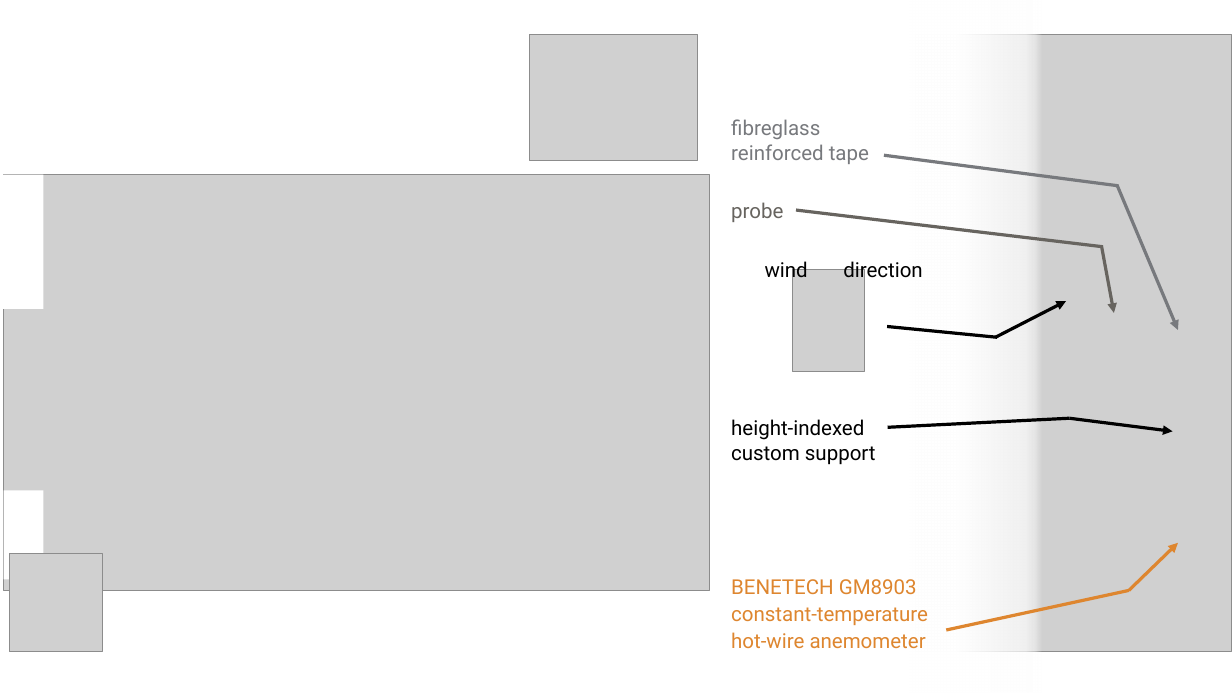
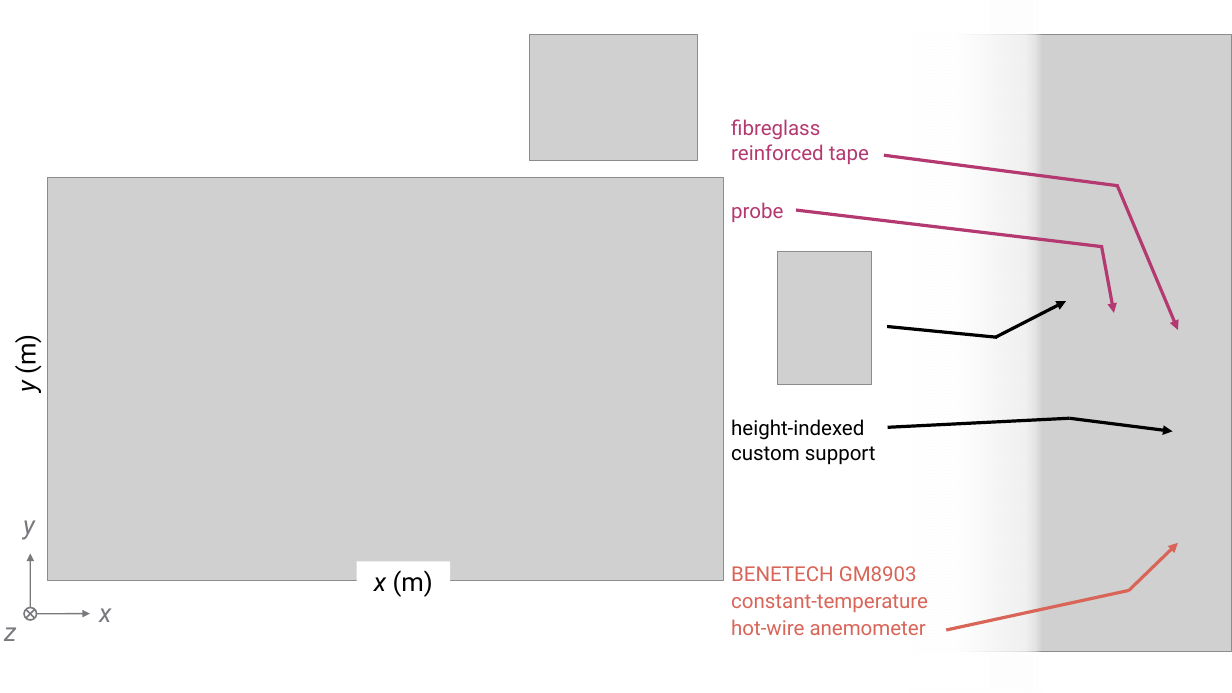
Before and after one commit to GH-X-ST/Nausicaa, a slide deck: slide 3 of 01_Thermal/D_sketch/Flight Arena Sketch.pptx. Drawn at 1232x693 pixels with LibreOffice and Linux fonts; fonts in the diff are those of the drawing; grey boxes stand for pictures. Boxes give left, top, right and bottom in pixels: in the first picture for what was removed or moved away, otherwise in the second. Text is boxed around its words. In the diff, an @@ line names an element or a change of style, - is before the commit and + after.

```diff
--- a/01_Thermal/D_sketch/Flight Arena Sketch.pptx
+++ b/01_Thermal/D_sketch/Flight Arena Sketch.pptx
@@ text "fibreglass reinforced tape" at (731,119,869,164): text colour #77797D to #B43970, letter outline none to #B43970 0.25 pt @@
@@ rectangle removed at (0,175,43,309) @@
@@ picture: place and size @@
-picture at (4,175,710,591)
+picture at (47,177,724,580)
@@ line (1118, 186) - (884, 155): stroke #77797D 2.5 pt to #B43970 2.5 pt @@
@@ text "probe" at (731,202,783,222): text colour #67645F to #B43970, letter outline none to #B43970 0.25 pt @@
@@ arrow (1117, 185) - (1178, 330): stroke #77797D 2.5 pt to #B43970 2.5 pt @@
@@ line (1104, 247) - (797, 210): stroke #67645F 2.5 pt to #B43970 2.5 pt @@
@@ text removed at (765,261,923,283) @@
-wind direction
@@ picture: place and size @@
-picture at (792,270,864,372)
+picture at (777,252,872,385)
@@ arrow (1102, 246) - (1115, 313): stroke #67645F 2.5 pt to #B43970 2.5 pt @@
@@ rectangle added at (5,317,46,410), fill #FFFFFF, 20 pt, text #000000 @@
+y (m)
@@ text "height-indexed" at (731,419,876,465): letter outline none to #000000 0.25 pt @@
@@ rectangle removed at (4,491,43,579) @@
@@ picture removed at (9,554,102,653) @@
@@ rectangle added at (357,562,450,603), fill #FFFFFF, 20 pt, text #000000 @@
+x (m)
@@ text "BENETECH GM8903 constant‑temperature hot‑wire anemometer": place and size @@
-text "BENETECH GM8903 constant‑temperature hot‑wire anemometer" at (731,579,928,648)
+text "BENETECH GM8903 constant‑temperature hot‑wire anemometer" at (731,566,928,635)
@@ text "BENETECH GM8903 constant‑temperature hot‑wire anemometer" at (731,566,928,635): text colour #DE862F to #D96558, letter outline none to #D96558 0.25 pt @@
@@ arrow (1129, 591) - (1178, 543): stroke #DE862F 2.5 pt to #D96558 2.5 pt @@
@@ line (1129, 591) - (946, 630): stroke #DE862F 2.5 pt to #D96558 2.5 pt @@
@@ group added at (4,520,111,641): 3 texts, 2 arrows, 1 flow chart summing junction @@
+x
+z
+y
```
Also in this commit, not shown: 1 other slide changed, 30 other files.
